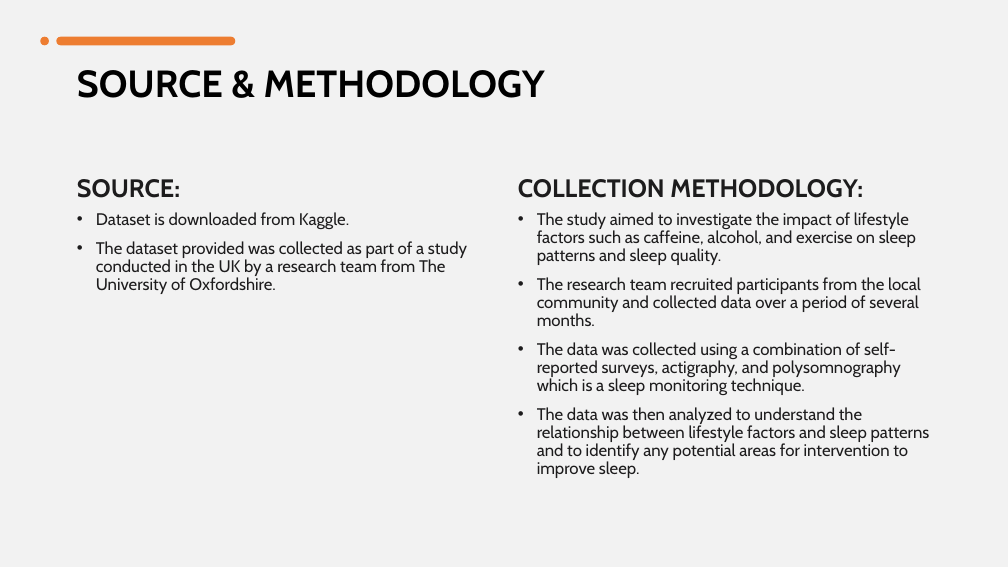
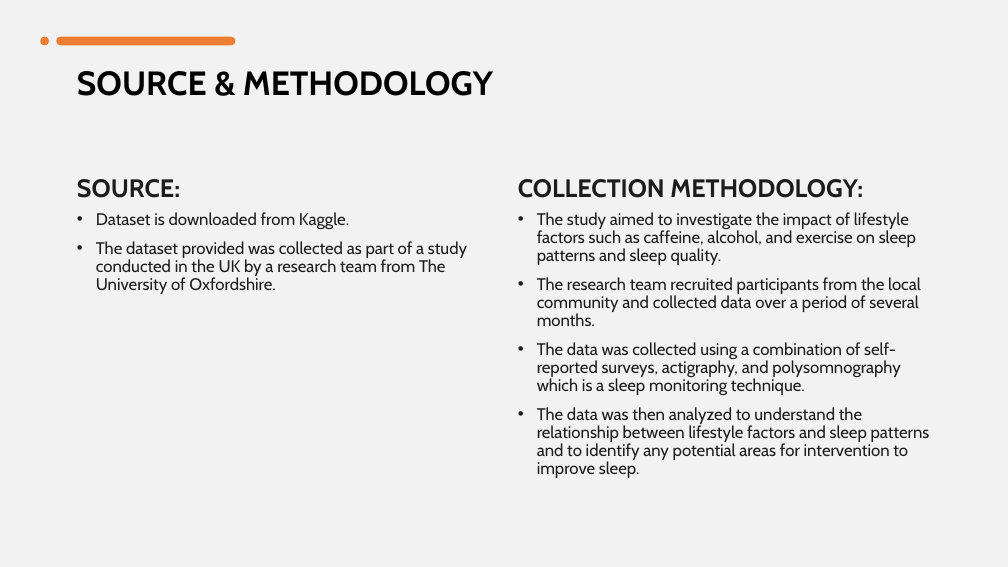
Before and after one commit to JenFreeze/Project_1, a slide deck: slide 2 of Project1.pptx. Drawn at 1008x567 pixels with LibreOffice and Linux fonts; fonts in the diff are those of the drawing. Boxes give left, top, right and bottom in pixels: in the first picture for what was removed or moved away, otherwise in the second. Text is boxed around its words. In the diff, an @@ line names an element or a change of style, - is before the commit and + after.

Commit message:
Minor ppt update

```diff
--- a/Project1.pptx
+++ b/Project1.pptx
@@ title "SOURCE & METHODOLOGY" at [77, 71, 493, 96]: size 36 to 32 pt @@
```
Also in this commit, not shown: 9 other slides changed.
